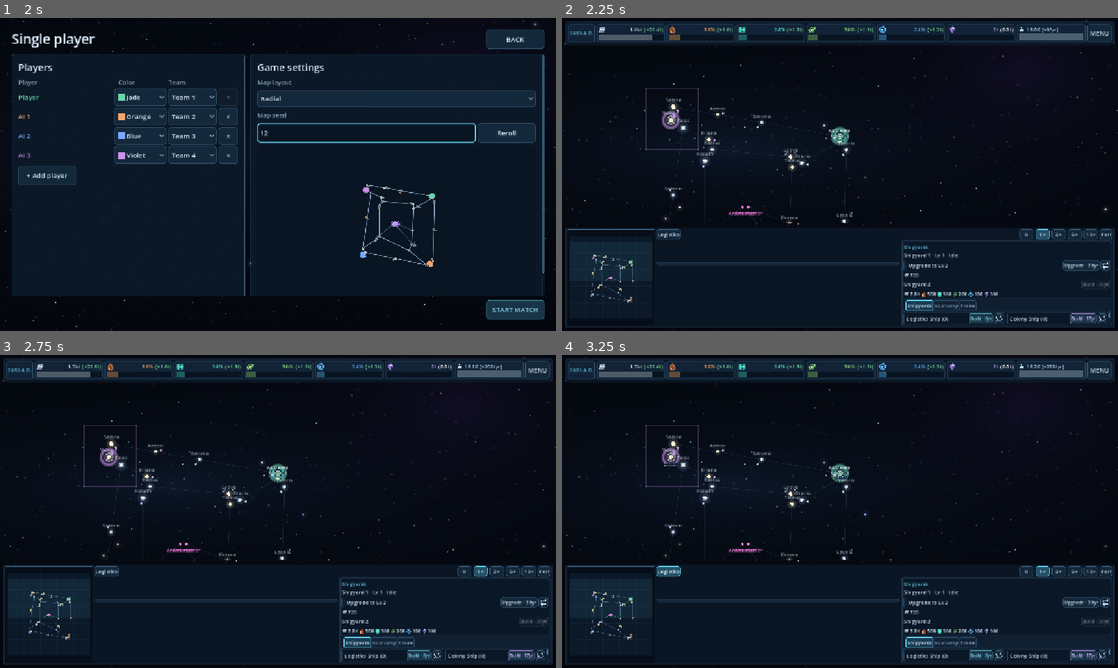
Above: before the commit, frames 1-4 (two rows, left to right).
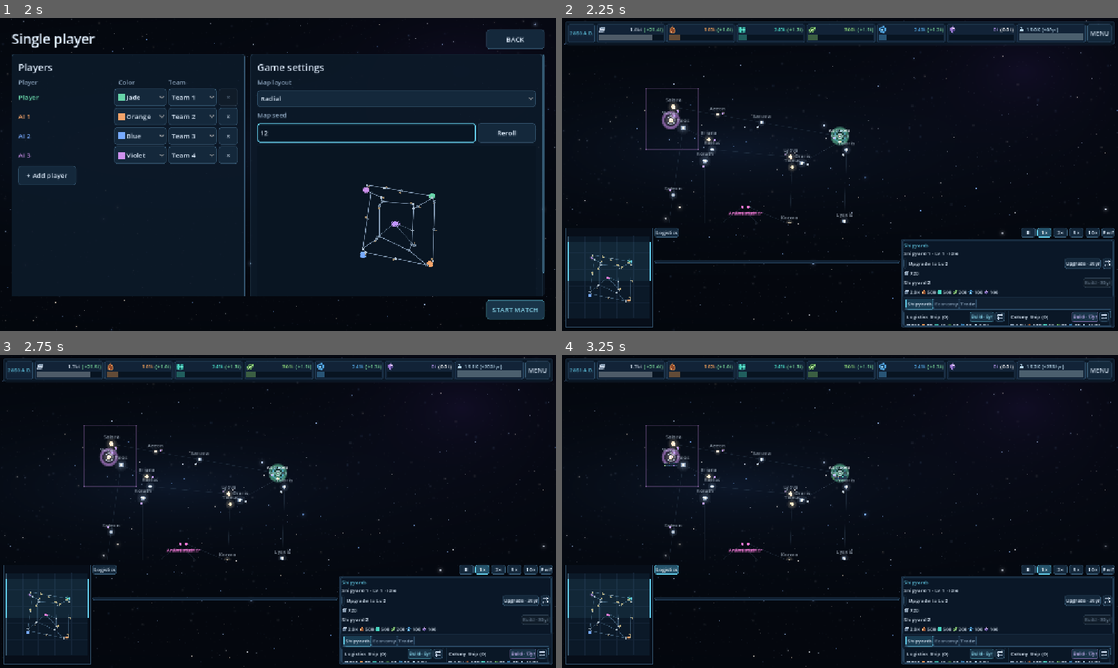
Above: after the commit, the same moments.

Repository: Allumnium/krangblade
Game: Godot game, scene res://scenes/main.tscn
Same seed, same stepped clock (60 frames per second), same inputs: the game is played once before the commit and once after it.
Inputs (mouse positions are in pixels of both pictures, inside the frame that each line leads up to):
- Up to frame 1 (2 s): click "SINGLE PLAYER" at 0.5 s; click (366, 133) at 1.27 s; type "12" at 1.35 s
- Up to frame 2 (2.25 s): click "START MATCH" at 2 s
- Up to frame 3 (2.75 s): no input
- Up to frame 4 (3.25 s): click "Logistics" at 2.75 s

Frame 1 is identical in both runs. In frame 2, 3.6% of the frame differs, in the area x 0-100%, y 67-99%; in frame 3, 3.6%; in frame 4, 3.6%.

Commit message:
v0.29.2: Draw truly raised minimap and command wings (1/4)

Diff:
--- a/scripts/match.gd
+++ b/scripts/match.gd
@@ -47,6 +47,7 @@
 var console_columns: HBoxContainer
 var console_center: VBoxContainer
 var console_center_spacer: Control
+var console_profile: Control
 var yard_panel: PanelContainer
 var yard_column: VBoxContainer
 var empty_selection: Label
@@ -404,7 +405,14 @@
 	console_panel.offset_right = -8
 	console_panel.offset_bottom = -8
 	console_panel.theme = HUD.compact()
-	console_panel.add_theme_stylebox_override("panel", HUD.surface(Color("#0b1624"), Color("#345570"), 4, 3))
+	console_panel.add_theme_stylebox_override("panel", StyleBoxEmpty.new())
+	console_profile = Control.new()
+	console_profile.mouse_filter = Control.MOUSE_FILTER_IGNORE
+	console_profile.z_index = -1
+	console_panel.add_child(console_profile)
+	console_profile.set_anchors_and_offsets_preset(Control.PRESET_FULL_RECT)
+	console_profile.draw.connect(_draw_console_profile)
+	console_profile.resized.connect(console_profile.queue_redraw)
 	var deck := HBoxContainer.new()
 	deck.add_theme_constant_override("separation", 4)
 	console_panel.add_child(deck)
@@ -642,6 +650,8 @@
 			card.size_flags_vertical = Control.SIZE_SHRINK_BEGIN
 	resized.connect(_layout_console)
 	inspector_panel.resized.connect(_layout_command_grids)
+	inspector_panel.resized.connect(console_profile.queue_redraw)
+	console_center.resized.connect(console_profile.queue_redraw)
 	_layout_console()
 
 func _layout_console() -> void:
@@ -658,9 +668,30 @@
 	# SC2-style raised wings: minimap and commands use the full deck height;
 	# selection details begin 20% lower, leaving more map visible centrally.
 	console_center_spacer.custom_minimum_size.y = height * 0.20
+	console_profile.queue_redraw()
 	overview_panel.custom_minimum_size.x = minf(OVERVIEW_WIDTH, maxf(190.0, size.x * 0.31))
 	yard_panel.hide()
 	_layout_command_grids()
+
+func _draw_console_profile() -> void:
+	# The three physical panel silhouettes are drawn independently. The
+	# center starts lower; the left minimap and right commands extend into
+	# the map instead of sharing a rectangular full-width background.
+	if not is_instance_valid(console_center) or not is_instance_valid(inspector_panel):
+		return
+	var bounds: Rect2 = Rect2(Vector2.ZERO, console_profile.size)
+	var center_left: float = console_center.global_position.x - console_profile.global_position.x
+	var right_left: float = inspector_panel.global_position.x - console_profile.global_position.x
+	var center_top: float = console_center_spacer.global_position.y + console_center_spacer.size.y - console_profile.global_position.y
+	var fill := Color("#0b1624")
+	var edge := Color("#345570")
+	var left_rect := Rect2(Vector2.ZERO, Vector2(maxf(0.0, center_left), bounds.size.y))
+	var center_rect := Rect2(Vector2(center_left, center_top), Vector2(maxf(0.0, right_left - center_left), maxf(0.0, bounds.size.y - center_top)))
+	var right_rect := Rect2(Vector2(right_left, 0.0), Vector2(maxf(0.0, bounds.size.x - right_left), bounds.size.y))
+	for rect in [left_rect, center_rect, right_rect]:
+		if rect.has_area():
+			console_profile.draw_rect(rect, fill)
+			console_profile.draw_rect(rect.grow(-0.5), edge, false, 1.0)
 
 func _layout_command_grids() -> void:
 	var width: float = inspector_panel.size.x - 22.0
